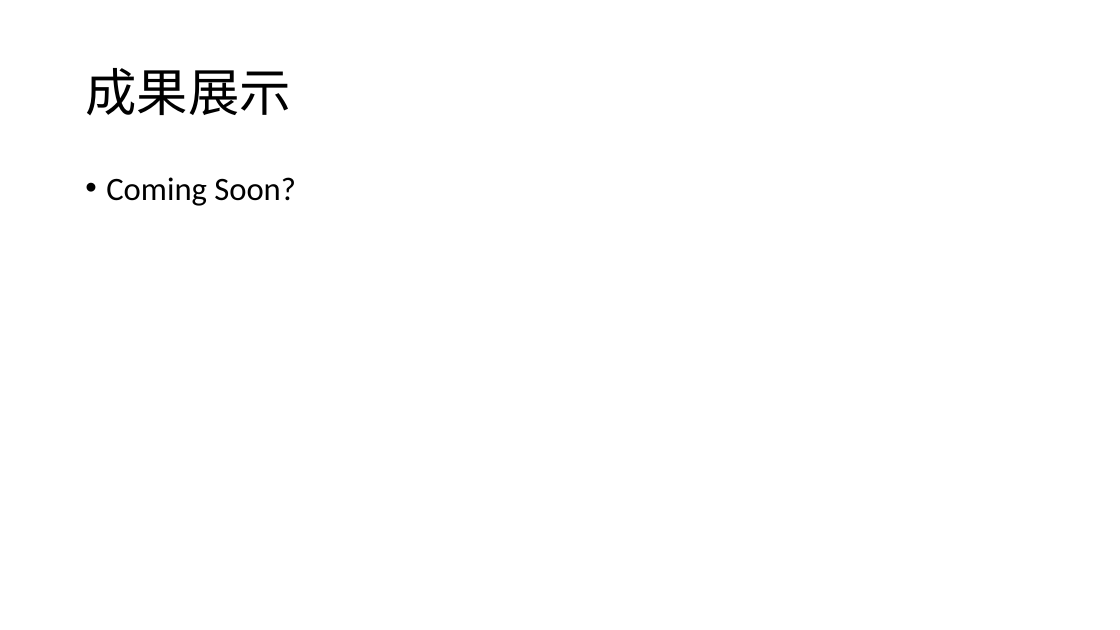
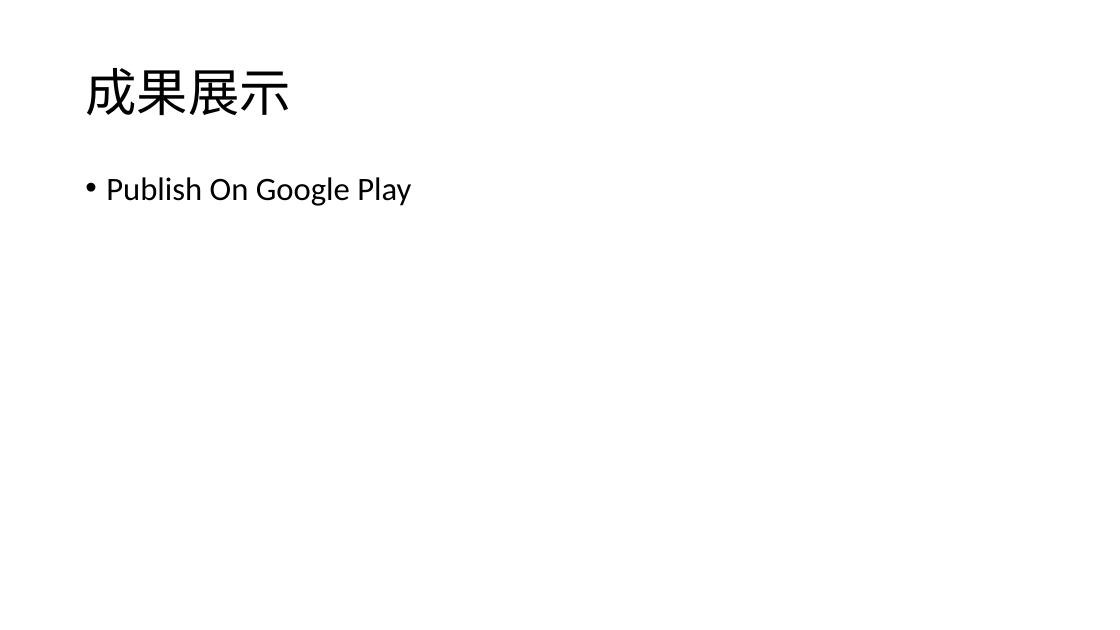
Before and after one commit to wubrother18/card_book_flutter, a slide deck: slide 15 of 小卡冊專案計劃.pptx (slide 20 before the commit). Drawn at 1120x630 pixels with LibreOffice and Linux fonts; fonts in the diff are those of the drawing. Boxes give left, top, right and bottom in pixels: in the first picture for what was removed or moved away, otherwise in the second. Text is boxed around its words. In the diff, an @@ line names an element or a change of style, - is before the commit and + after.

```diff
--- a/小卡冊專案計劃.pptx
+++ b/小卡冊專案計劃.pptx
@@ text at (x1=106, y1=177, x2=411, y2=206): text changed @@
-• Coming Soon?
+• Publish On Google Play
```
Also in this commit, not shown: 6 other slides changed, 2 slides added, 5 slides removed, 5 other files.
